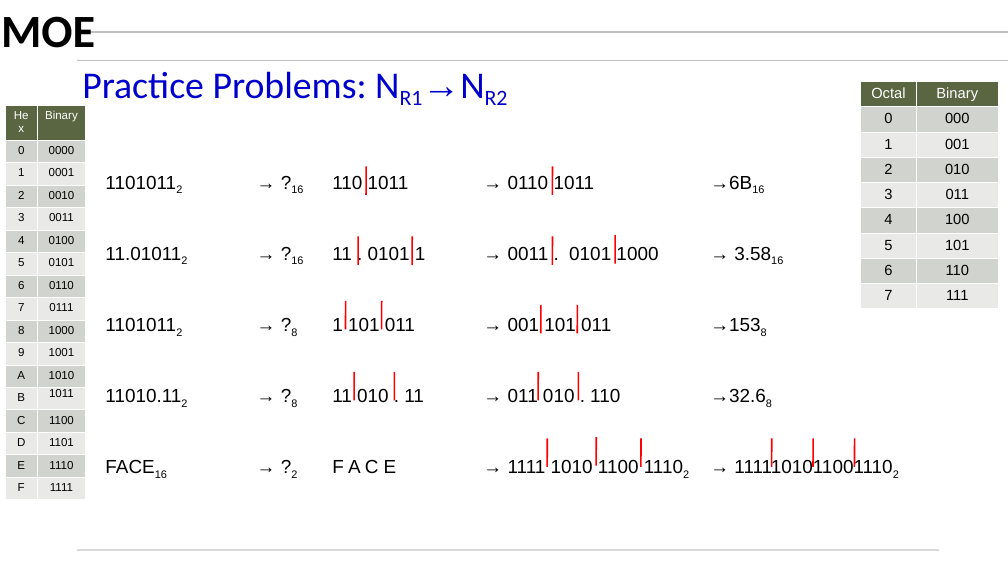
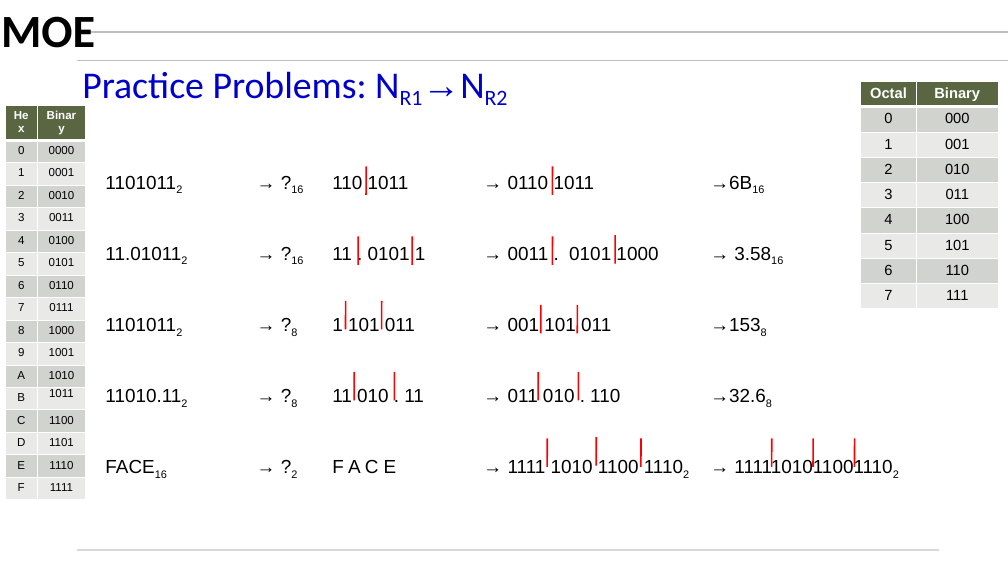
Before and after one commit to mikegrace2/CSEN20-Fall2026-Course-Website, a slide deck: slide 86 of Week01_IntroAndBinaryNumbers/Ch02_BinaryNumbers_V4.pptx (slide 85 before the commit). Drawn at 1008x567 pixels with LibreOffice and Linux fonts; fonts in the diff are those of the drawing; background and template pictures are left out. Boxes give left, top, right and bottom in pixels: in the first picture for what was removed or moved away, otherwise in the second. Text is boxed around its words. In the diff, an @@ line names an element or a change of style, - is before the commit and + after.

```diff
--- a/Week01_IntroAndBinaryNumbers/Ch02_BinaryNumbers_V4.pptx
+++ b/Week01_IntroAndBinaryNumbers/Ch02_BinaryNumbers_V4.pptx
@@ table at box(861, 82, 999, 309) @@
@@ bold on in "Octal", "Binary" @@
@@ table at box(5, 105, 86, 500) @@
@@ bold on in "Hex", "Binary" @@
```
Also in this commit, not shown: 9 other slides changed, 2 slides added.
